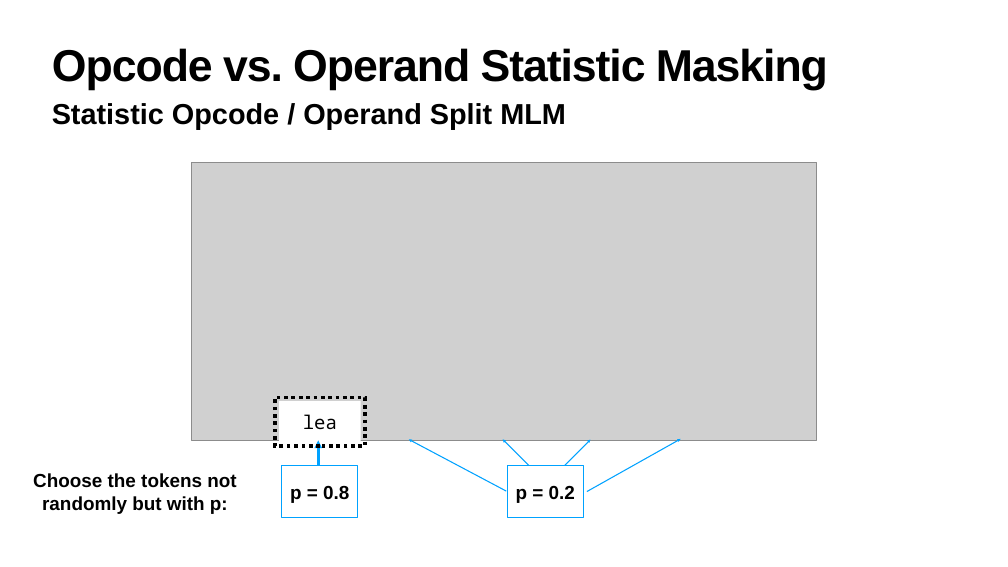
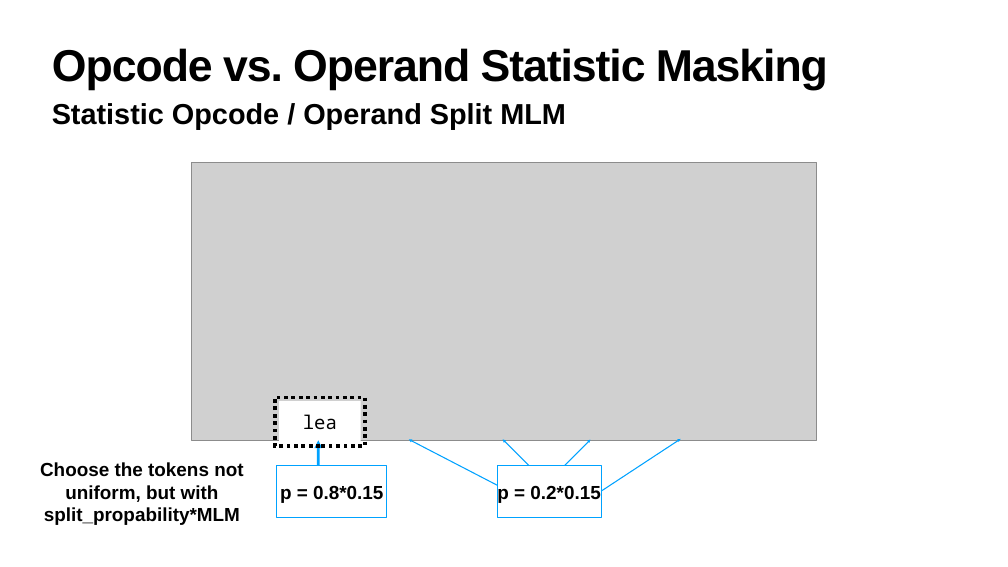
Before and after one commit to julig3ccd/BinAI, a slide deck: slide 6 of presentation/final_presentation.pptx. Drawn at 1008x567 pixels with LibreOffice and Linux fonts; fonts in the diff are those of the drawing; grey boxes stand for pictures. Boxes give left, top, right and bottom in pixels: in the first picture for what was removed or moved away, otherwise in the second. Text is boxed around its words. In the diff, an @@ line names an element or a change of style, - is before the commit and + after.

```diff
--- a/presentation/final_presentation.pptx
+++ b/presentation/final_presentation.pptx
@@ arrow moved from (506, 491) - (409, 440) to (497, 485) - (409, 440) @@
@@ arrow moved from (587, 491) - (680, 439) to (601, 491) - (680, 439) @@
@@ rectangle "Choose the tokens not uniform, ...": place and size @@
-rectangle "Choose the tokens not uniform, ..." at box(33, 473, 236, 514)
+rectangle "Choose the tokens not uniform, ..." at box(25, 465, 259, 518)
@@ text in rectangle at box(40, 462, 243, 525): text changed @@
-Choose the tokens not randomly but with p:
+Choose the tokens not uniform, but with split_propability*MLM
@@ rectangle "p = 0.8*0.15": place and size @@
-rectangle "p = 0.8*0.15" at box(282, 465, 358, 518)
+rectangle "p = 0.8*0.15" at box(277, 465, 387, 518)
@@ rectangle "p = 0.2*0.15": place and size @@
-rectangle "p = 0.2*0.15" at box(507, 465, 583, 518)
+rectangle "p = 0.2*0.15" at box(497, 465, 601, 518)
@@ text in rectangle at box(280, 485, 383, 503): text changed @@
-p = 0.8
+p = 0.8*0.15
@@ text in rectangle at box(497, 484, 600, 503): text changed @@
-p = 0.2
+p = 0.2*0.15
```
Also in this commit, not shown: 7 other slides changed.
